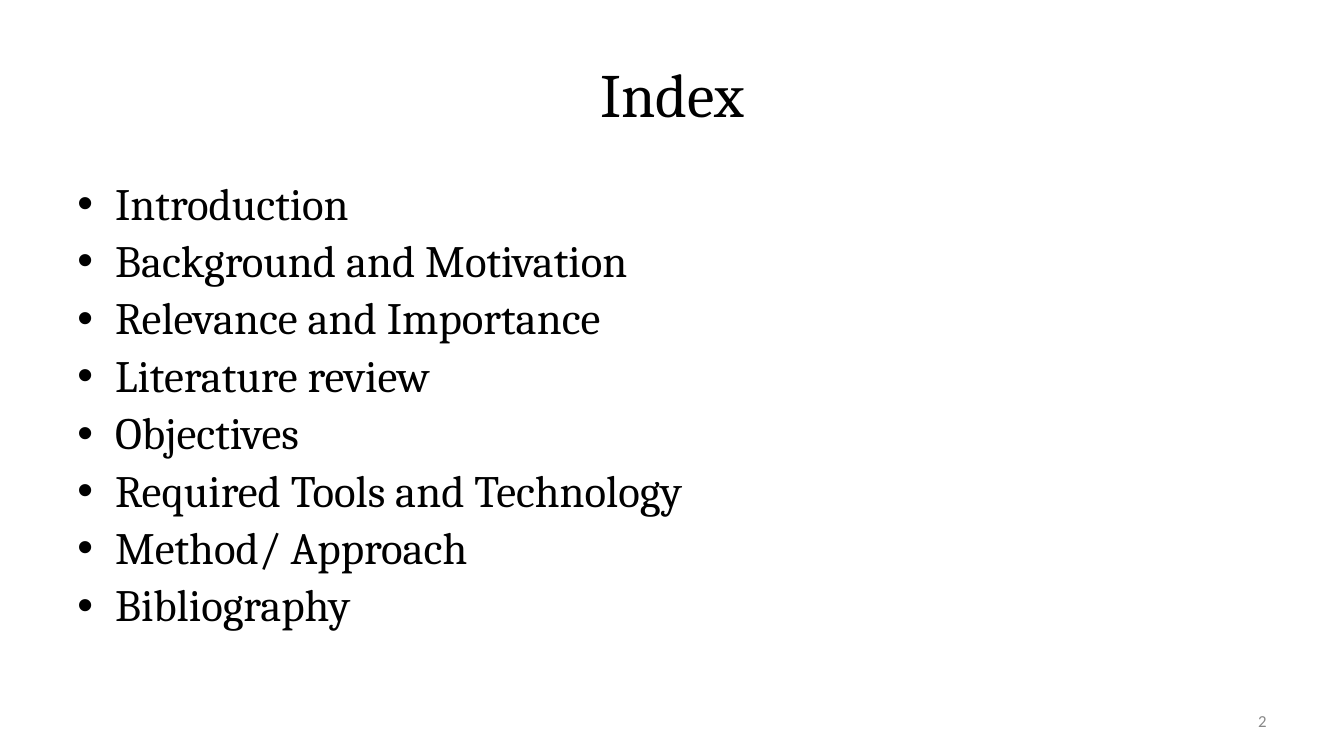
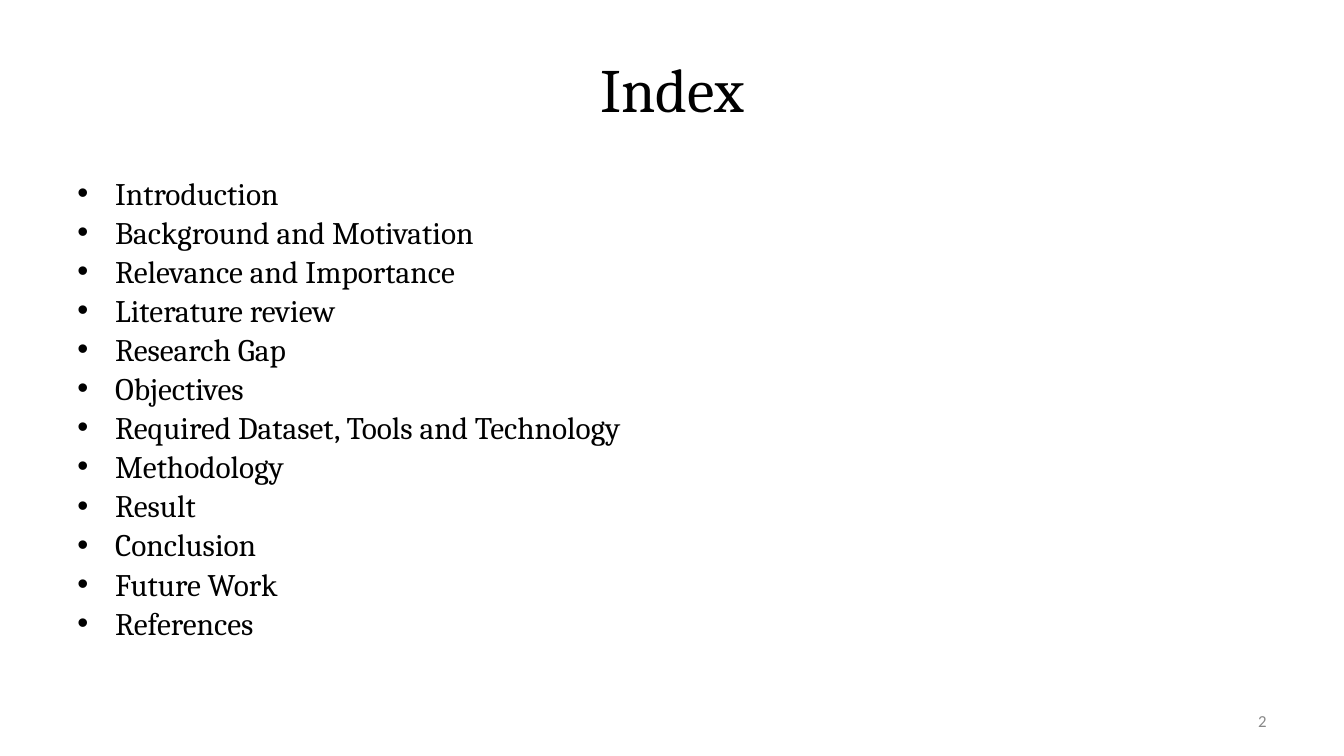
Before and after one commit to zoro1126/ALERT, a slide deck: slide 2 of review_docs/Review-2/NEW_Presentation_ALERT_CE_AIML_31.pptx. Drawn at 1344x756 pixels with LibreOffice and Linux fonts; fonts in the diff are those of the drawing; background and template pictures are left out. Boxes give left, top, right and bottom in pixels: in the first picture for what was removed or moved away, otherwise in the second. Text is boxed around its words. In the diff, an @@ line names an element or a change of style, - is before the commit and + after.

Commit message:
fully updated pptx file with correct content and format

```diff
--- a/review_docs/Review-2/NEW_Presentation_ALERT_CE_AIML_31.pptx
+++ b/review_docs/Review-2/NEW_Presentation_ALERT_CE_AIML_31.pptx
@@ title "Index": place and size @@
-title "Index" at (600,74,744,118)
+title "Index" at (600,69,744,113)
@@ text at (115,183,473,407): size 32 to 22.4 pt in "Introduction", "Background and Motivation", "Relevance and Importance", "Literature review" and 1 more places; line spacing 0.9 to 0.8 @@
@@ text at (115,339,286,368): paragraph added @@
+• Research Gap
@@ text at (115,417,620,636): text changed; size 32 to 22.4 pt @@
-• Required Tools and Technology
-• Method/ Approach
-• Bibliography
+• Required Dataset, Tools and Technology
+• Methodology
+• Result
+• Conclusion
+• Future Work
+• References
```
Also in this commit, not shown: 14 other slides changed, 4 slides added, 2 slides removed.
